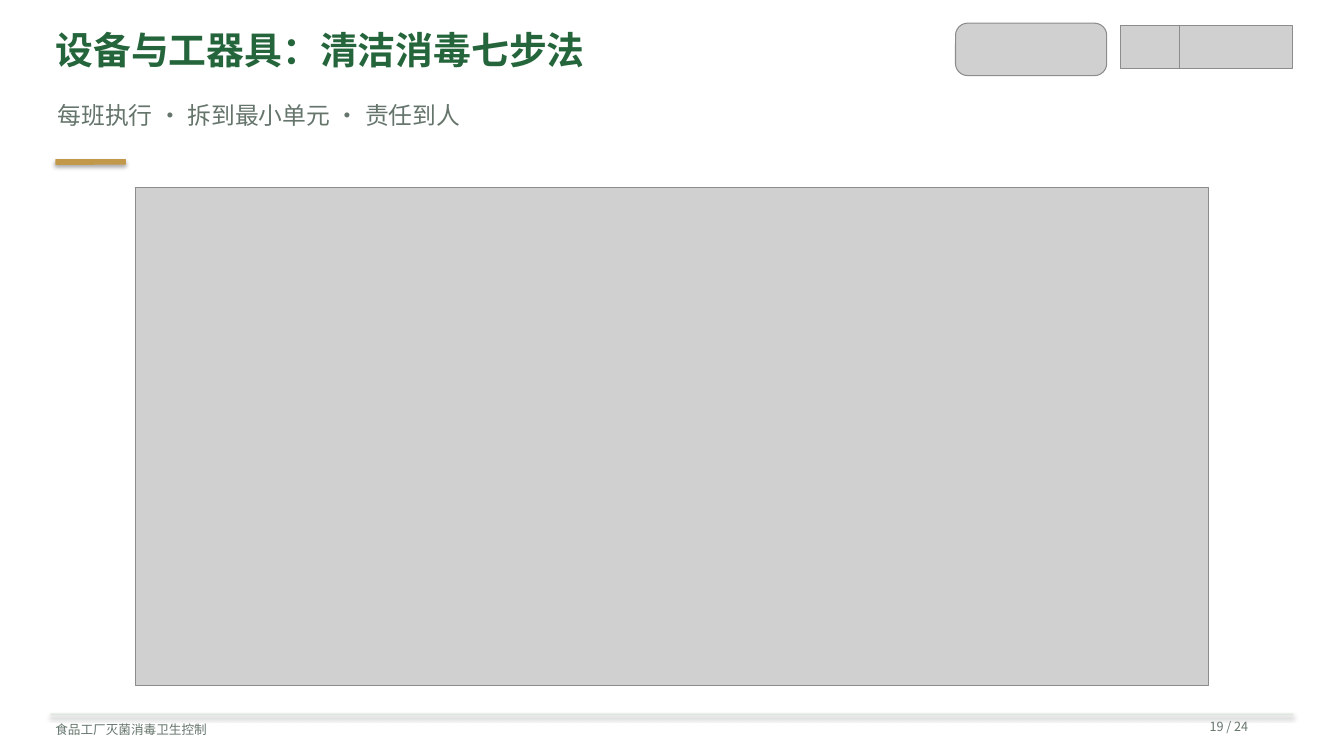
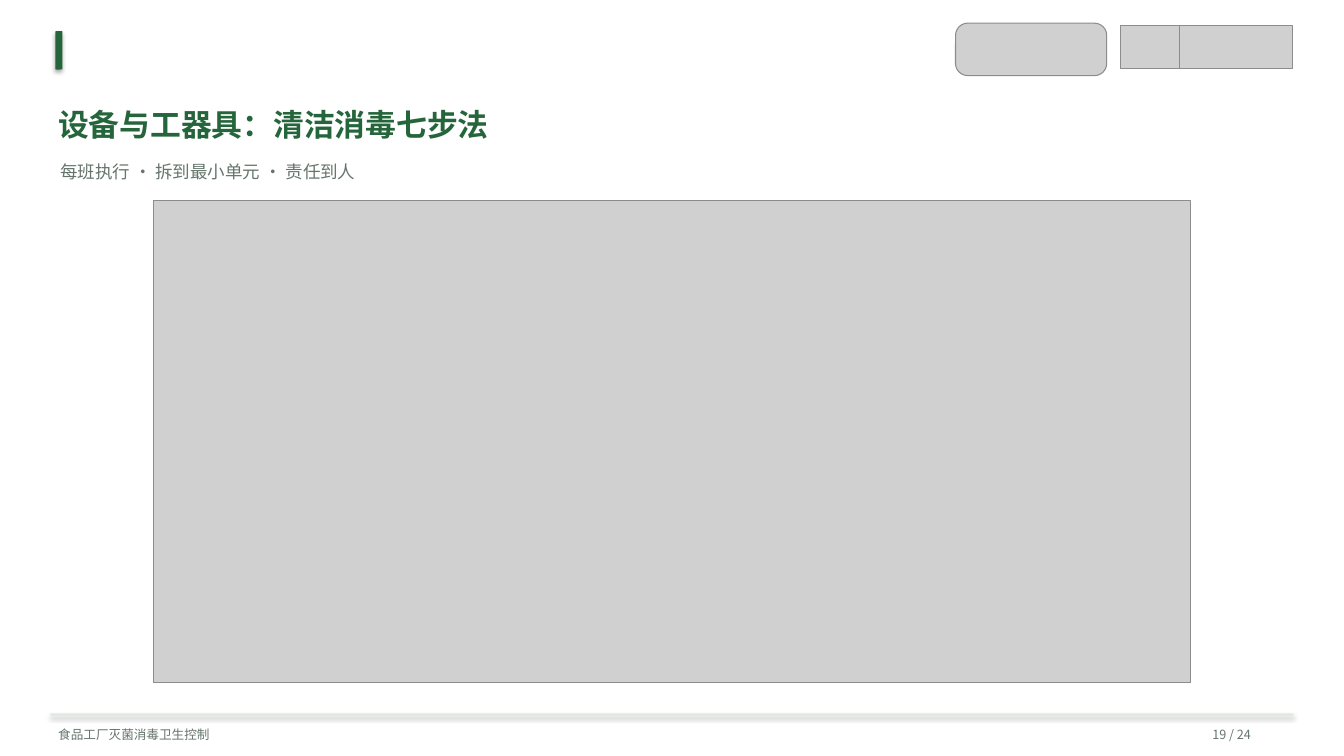
Before and after one commit to anton-z1127/zaadd, a slide deck: slide 19 of sterilization-training/presentation.pptx. Drawn at 1344x756 pixels with LibreOffice and Linux fonts; fonts in the diff are those of the drawing; grey boxes stand for pictures. Boxes give left, top, right and bottom in pixels: in the first picture for what was removed or moved away, otherwise in the second. Text is boxed around its words. In the diff, an @@ line names an element or a change of style, - is before the commit and + after.

Commit message:
Replan training slide layouts and verify rendered text bounds

```diff
--- a/sterilization-training/presentation.pptx
+++ b/sterilization-training/presentation.pptx
@@ rounded rectangle: place and size @@
-rounded rectangle at [55, 159, 126, 165]
+rounded rectangle at [55, 31, 63, 70]
@@ rounded rectangle at [55, 31, 63, 70]: fill #C2994B to #25653B @@
@@ text "设备与工器具：清洁消毒七步法": place and size @@
-text "设备与工器具：清洁消毒七步法" at [55, 32, 584, 68]
+text "设备与工器具：清洁消毒七步法" at [58, 109, 488, 139]
@@ text "设备与工器具：清洁消毒七步法" at [58, 109, 488, 139]: size 27 to 22 pt; line spacing 1 to 36.3pt; less space between paragraphs @@
@@ text "每班执行 · 拆到最小单元 · 责任到人": place and size @@
-text "每班执行 · 拆到最小单元 · 责任到人" at [57, 104, 460, 126]
+text "每班执行 · 拆到最小单元 · 责任到人" at [60, 163, 356, 180]
@@ text "每班执行 · 拆到最小单元 · 责任到人" at [60, 163, 356, 180]: size 17 to 12.5 pt; line spacing 1 to 20.6pt; less space between paragraphs @@
@@ picture: place and size @@
-picture at [136, 188, 1209, 686]
+picture at [153, 201, 1191, 683]
@@ text "食品工厂灭菌消毒卫生控制" at [58, 728, 209, 740]: line spacing 1 to 14.8pt; less space between paragraphs @@
@@ text "19 / 24" at [1212, 729, 1251, 739]: line spacing 1 to 14.8pt; less space between paragraphs @@
```
Also in this commit, not shown: 23 other slides changed, 5 other files.
